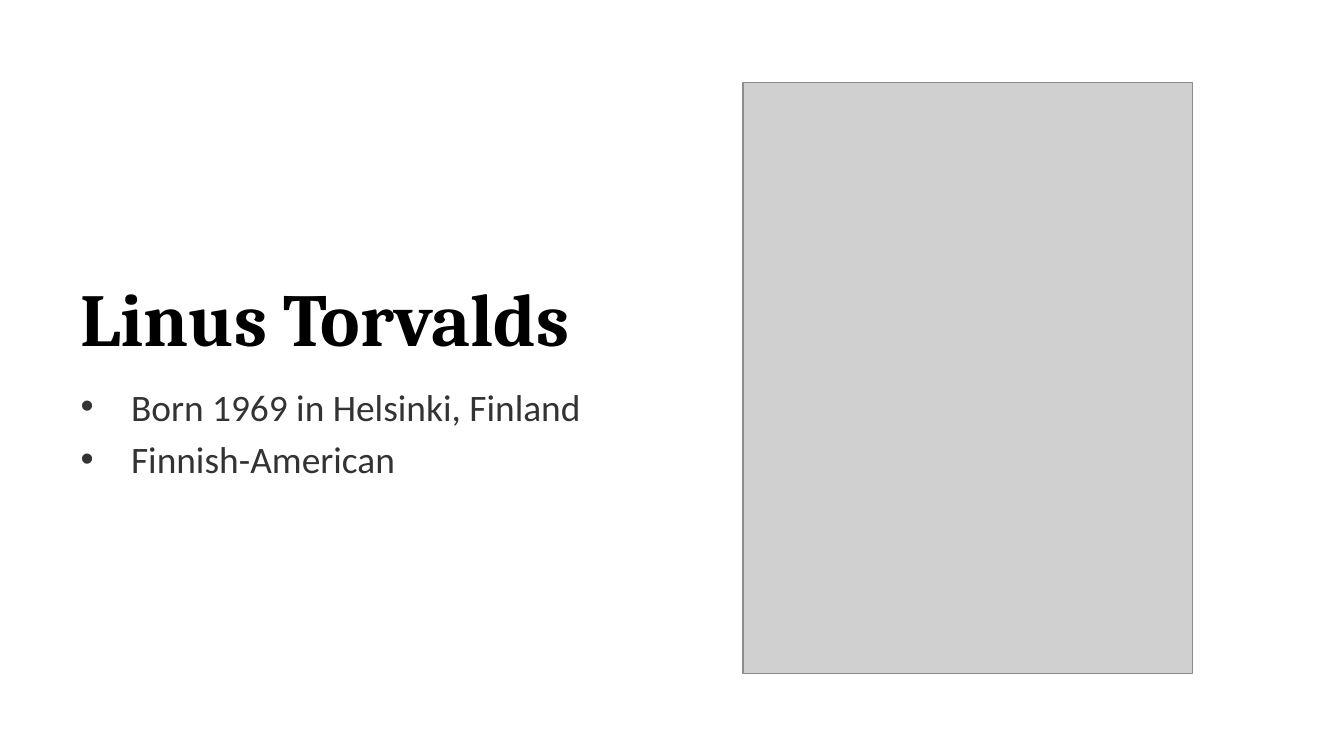
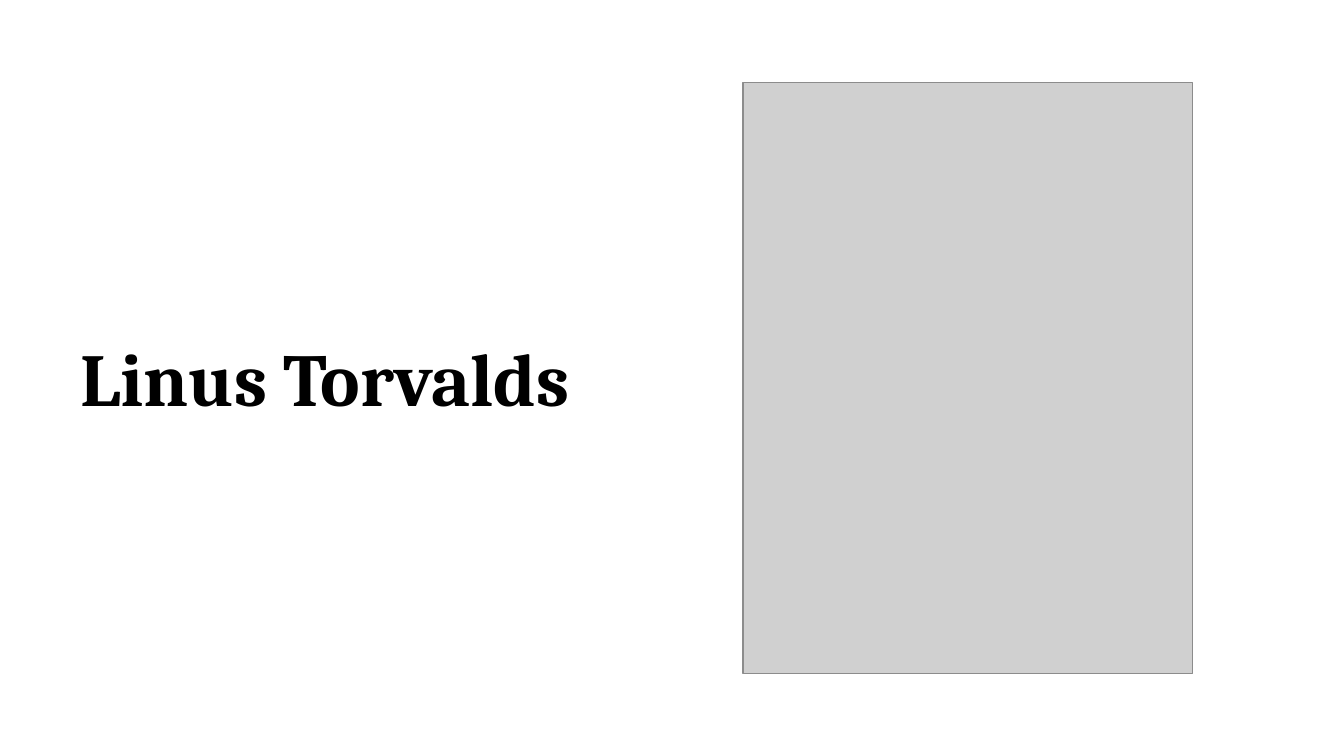
Before and after one commit to promilek2/Najs, a slide deck: slide 1 of Linus_Torvalds.pptx. Drawn at 1344x756 pixels with LibreOffice and Linux fonts; fonts in the diff are those of the drawing; grey boxes stand for pictures. Boxes give left, top, right and bottom in pixels: in the first picture for what was removed or moved away, otherwise in the second. Text is boxed around its words. In the diff, an @@ line names an element or a change of style, - is before the commit and + after.

```diff
--- a/Linus_Torvalds.pptx
+++ b/Linus_Torvalds.pptx
@@ text at (x1=131, y1=395, x2=580, y2=474): paragraphs removed @@
-• Born 1969 in Helsinki, Finland
-• Finnish-American
```
Also in this commit, not shown: 7 other slides changed, 1 other file.
